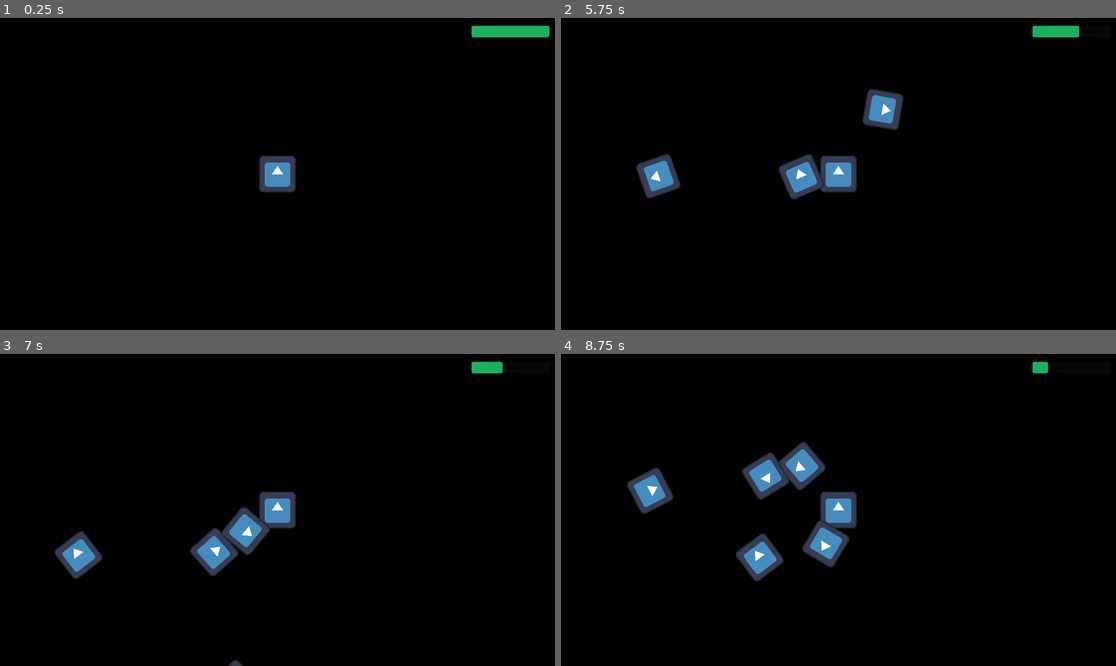
Above: before the commit, frames 1-4 (two rows, left to right).
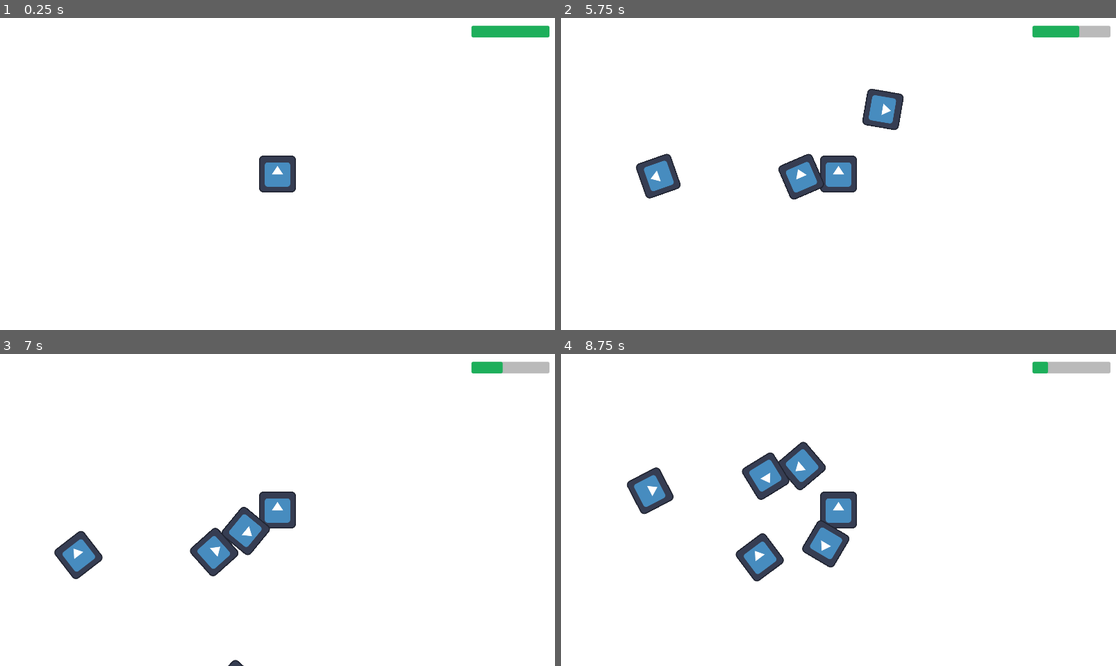
Above: after the commit, the same moments.

Repository: webermael/Informatikprojekt
Game: Godot game, scene res://game.tscn
Two runs of this game, one before a commit and one after it. Both use one fixed random seed, a clock stepped at 60 frames per second and the inputs below. The engine's default icon, where the game draws it, is replaced by a stand-in: a white triangle on a blue panel in a dark square.
Inputs:
- Up to frame 1 (0.25 s): no input
- Up to frame 2 (5.75 s): tap Enter at 0.5 s; hold Right (ui_right) 0.53-1.28 s; tap Space at 1.25 s; hold Down (ui_down) 1.28-2.03 s; hold Right (ui_right) 2.03-2.78 s; hold Up (ui_up) 2.78-3.53 s; hold Left (ui_left) 3.53-5.03 s; hold Down (ui_down) from 5.03 s (still down)
- Up to frame 3 (7 s): release Down (ui_down) at 5.78 s; hold Right (ui_right) 5.78-6.53 s; hold Up (ui_up) from 6.53 s (still down)
- Up to frame 4 (8.75 s): release Up (ui_up) at 7.28 s; hold Right (ui_right) 7.28-8.03 s; hold Down (ui_down) from 8.03 s (still down)

The runs differ from the first frame. In frame 1, 99% of the frame differs, in the area x 0-100%, y 0-100%; in frame 2, 97%; in frame 3, 97%; in frame 4, 95%.

Commit message:
first commit

Diff:
--- a/game.tscn
+++ b/game.tscn
@@ -37,7 +37,6 @@
 offset_bottom = 560.0
 grow_horizontal = 2
 grow_vertical = 2
-color = Color(0, 0, 0, 1)
 
 [node name="UI_Layer" type="CanvasLayer" parent="Player"]
 layer = 10
